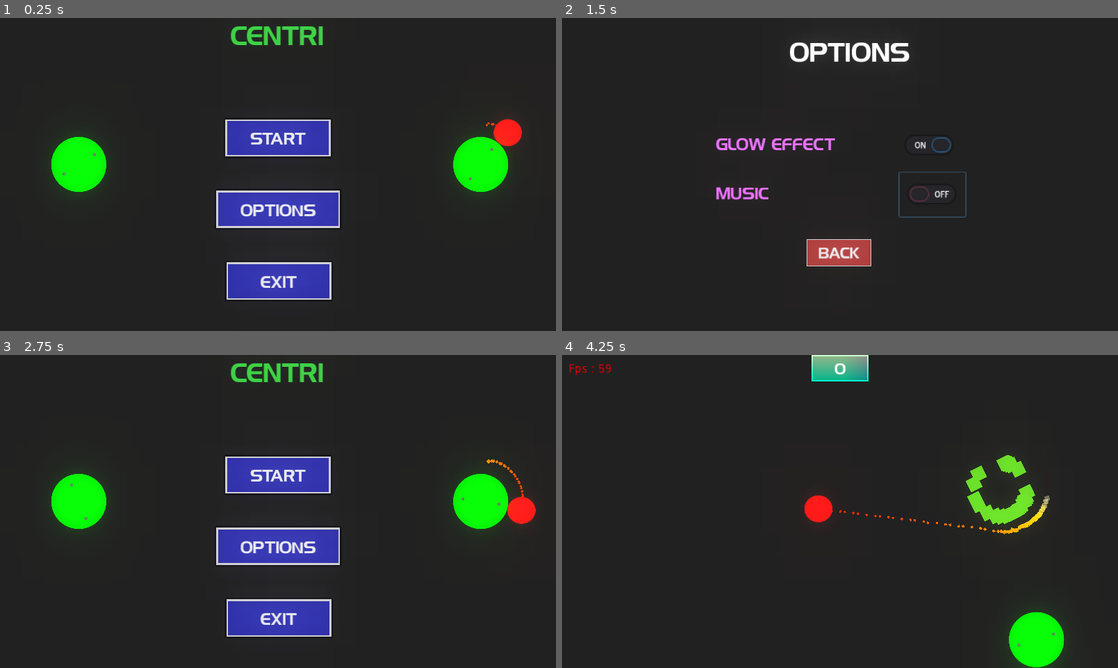
Above: before the commit, frames 1-4 (two rows, left to right).
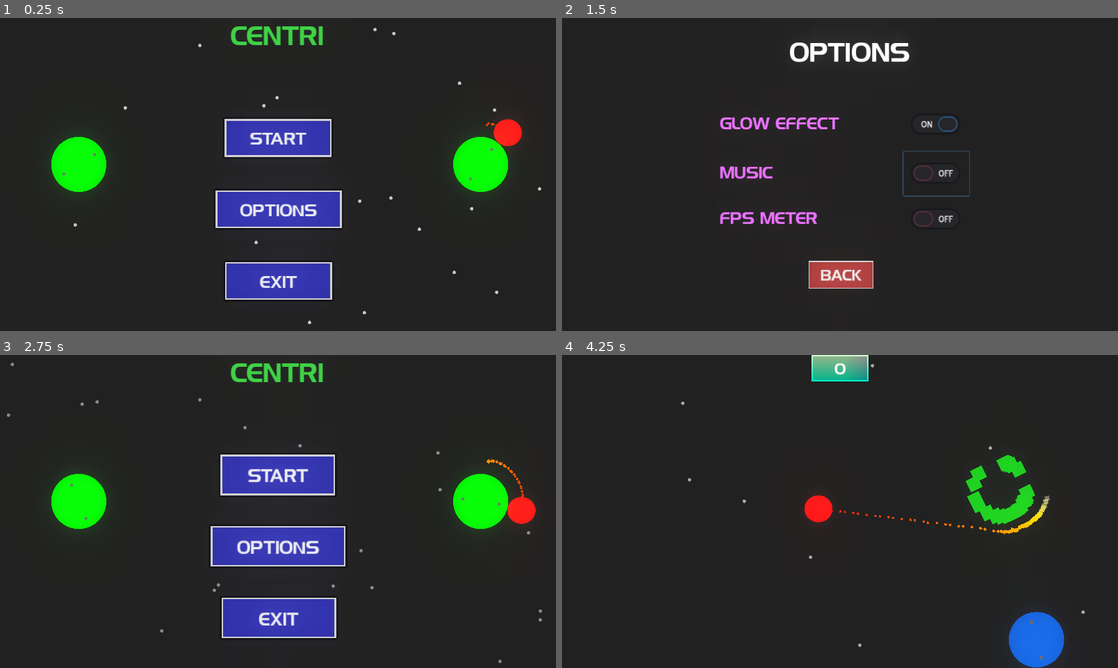
Above: after the commit, the same moments.

Repository: superRaptor911/centri
Game: Godot game, scene res://menus/MainMenu.tscn
The game is run twice, just before and just after one commit, with the same random seed, the same clock (stepped at 60 frames per second) and the same inputs.
Inputs (mouse positions are in pixels of both pictures, inside the frame that each line leads up to; where the layout moved, square brackets give the same spot in the first picture):
- Up to frame 1 (0.25 s): no input
- Up to frame 2 (1.5 s): click "OPTIONS" at 0.5 s; click (934, 174) [934, 193] at 1.25 s
- Up to frame 3 (2.75 s): click "BACK" at 2 s
- Up to frame 4 (4.25 s): click "START" at 2.75 s; hold Up (ui_up) from 3.53 s (still down)

The runs differ from the first frame. In frame 1, 0.9% of the frame differs, in the area x 13-98%, y 3-98%; in frame 2, 4.3%, in the area x 27-74%, y 31-87%; in frame 3, 3.0%; in frame 4, 2.6%.

Commit message:
version 1.0

Diff:
--- a/menus/GameOver.gd
+++ b/menus/GameOver.gd
@@ -13,6 +13,7 @@
 	$score2.text = "HIGH SCORE  " + String(game_states.player_info.high_score)
 	$score.text = "SCORE  " + String(score)
 	if score > game_states.player_info.high_score:
+		$new_high.show()
 		$score2.text = "HIGH SCORE  " + String(score)
 		game_states.player_info.high_score = score
 		game_states.saveEverything()
@@ -20,7 +21,7 @@
 
 
 func tweenStart():
-	$Tween.interpolate_property($Label,"rect_scale",tw_val[0],tw_val[1],1,Tween.TRANS_QUAD,Tween.EASE_IN_OUT)
+	$Tween.interpolate_property($new_high,"rect_scale",tw_val[0],tw_val[1],1,Tween.TRANS_QUAD,Tween.EASE_IN_OUT)
 	$Tween.start()
 
 
--- a/menus/GameOver.tscn
+++ b/menus/GameOver.tscn
@@ -28,7 +28,7 @@
 border_color = Color( 1, 1, 1, 1 )
 
 [sub_resource type="DynamicFont" id=5]
-size = 24
+size = 32
 use_filter = true
 font_data = ExtResource( 1 )
 
@@ -52,13 +52,13 @@
 
 [node name="score" type="Label" parent="."]
 anchor_left = 0.5
-anchor_top = 0.365
+anchor_top = 0.343
 anchor_right = 0.5
-anchor_bottom = 0.365
+anchor_bottom = 0.343
 margin_left = -107.0
-margin_top = -24.8
+margin_top = -24.8267
 margin_right = 108.0
-margin_bottom = 25.2
+margin_bottom = 25.1733
 custom_fonts/font = SubResource( 2 )
 custom_colors/font_color = Color( 0.839216, 0.776471, 0.0823529, 1 )
 text = "SCORE  10"
@@ -84,15 +84,15 @@
 "_edit_use_anchors_": false
 }
 
-[node name="Label" type="Label" parent="."]
+[node name="new_high" type="Label" parent="."]
 anchor_left = 0.5
 anchor_top = 0.611
 anchor_right = 0.5
 anchor_bottom = 0.611
 margin_left = -270.0
-margin_top = -36.7512
+margin_top = -118.59
 margin_right = 270.0
-margin_bottom = 37.2488
+margin_bottom = -44.5902
 rect_pivot_offset = Vector2( 270.297, 37.0682 )
 custom_fonts/font = SubResource( 3 )
 custom_colors/font_color = Color( 0.917647, 0.388235, 0.917647, 1 )
@@ -105,13 +105,13 @@
 
 [node name="retry" type="Button" parent="."]
 anchor_left = 0.5
-anchor_top = 0.779
+anchor_top = 0.682
 anchor_right = 0.5
-anchor_bottom = 0.779
-margin_left = -86.0
-margin_top = -26.7899
-margin_right = 86.0
-margin_bottom = 27.2101
+anchor_bottom = 0.682
+margin_left = -90.76
+margin_top = -38.1468
+margin_right = 95.24
+margin_bottom = 39.8532
 custom_styles/hover = SubResource( 4 )
 custom_styles/pressed = SubResource( 4 )
 custom_styles/focus = SubResource( 4 )
@@ -125,13 +125,13 @@
 
 [node name="main_menu" type="Button" parent="."]
 anchor_left = 0.5
-anchor_top = 0.921
+anchor_top = 0.865
 anchor_right = 0.5
-anchor_bottom = 0.921
-margin_left = -86.0
-margin_top = -27.1489
-margin_right = 86.0
-margin_bottom = 26.8511
+anchor_bottom = 0.865
+margin_left = -122.0
+margin_top = -31.8
+margin_right = 135.0
+margin_bottom = 40.2
 custom_styles/hover = SubResource( 4 )
 custom_styles/pressed = SubResource( 4 )
 custom_styles/focus = SubResource( 4 )
@@ -145,7 +145,7 @@
 
 [node name="Admob" type="Node" parent="."]
 script = ExtResource( 2 )
-interstitial_id = "ca-app-pub-9443221640471166/5988420865"
+is_real = true
 [connection signal="tween_completed" from="Tween" to="." method="_on_Tween_tween_completed"]
 [connection signal="pressed" from="retry" to="." method="_on_retry_pressed"]
 [connection signal="pressed" from="main_menu" to="." method="_on_main_menu_pressed"]
--- a/menus/MainMenu.gd
+++ b/menus/MainMenu.gd
@@ -1,18 +1,34 @@
 extends Node
 
+var dots_scn = preload("res://objects/dot.tscn")
+var scale_arr = [Vector2(1,1),Vector2(1.1,1.1)]
 
-# Declare member variables here. Examples:
-# var a = 2
-# var b = "text"
-
+var tween : Tween
+var b1 : Button
+var b2 : Button
+var b3 : Button
 
 # Called when the node enters the scene tree for the first time.
 func _ready():
+	tween = $Tween
+	b1 = $start
+	b2 = $option
+	b3 = $exit
+	b1.rect_pivot_offset = b1.rect_size / 2
+	b2.rect_pivot_offset = b2.rect_size / 2
+	b3.rect_pivot_offset = b3.rect_size / 2
+	$Admob.load_banner()
+	$Admob.show_banner()
 	if game_states.game_settings.glow:
 		$WorldEnvironment.environment = load("res://objects/misc/world.tres")
 	else:
 		$WorldEnvironment.environment = load("res://default_env.tres")
-
+	for i in range(20):
+		var pos = Vector2(rand_range(0,1280),rand_range(0,720))
+		var dot = dots_scn.instance()
+		dot.position = pos
+		add_child(dot)
+	menuAnim()
 
 # Called every frame. 'delta' is the elapsed time since the previous frame.
 #func _process(delta):
@@ -20,6 +36,7 @@
 
 
 func _on_start_pressed():
+	$Admob.hide_banner()
 	get_tree().change_scene("res://objects/world.tscn")
 
 
@@ -29,3 +46,29 @@
 
 func _on_exit_pressed():
 	get_tree().quit()
+
+
+func _on_Timer_timeout():
+	for i in range(20):
+		var pos = Vector2(rand_range(0,1280),rand_range(0,720))
+		var dot = dots_scn.instance()
+		dot.position = pos
+		add_child(dot)
+
+
+func menuAnim():
+	var mode = Tween.TRANS_SINE
+	var time = 0.85
+	tween.interpolate_property(b1,"rect_scale",scale_arr[0],scale_arr[1],
+		time,mode,Tween.EASE_IN_OUT)
+	tween.interpolate_property(b2,"rect_scale",scale_arr[0],scale_arr[1],
+		time,mode,Tween.EASE_IN_OUT)
+	tween.interpolate_property(b3,"rect_scale",scale_arr[0],scale_arr[1],
+		time,mode,Tween.EASE_IN_OUT)
+	tween.start()
+
+
+
+func _on_Tween_tween_all_completed():
+	scale_arr.invert()
+	menuAnim()
--- a/menus/MainMenu.tscn
+++ b/menus/MainMenu.tscn
@@ -1,10 +1,11 @@
-[gd_scene load_steps=9 format=2]
+[gd_scene load_steps=10 format=2]
 
 [ext_resource path="res://hg.ttf" type="DynamicFontData" id=1]
 [ext_resource path="res://objects/misc/world.tres" type="Environment" id=2]
 [ext_resource path="res://objects/rotator.tscn" type="PackedScene" id=3]
 [ext_resource path="res://objects/ball.tscn" type="PackedScene" id=4]
 [ext_resource path="res://menus/MainMenu.gd" type="Script" id=5]
+[ext_resource path="res://admob-lib/admob.gd" type="Script" id=6]
 
 [sub_resource type="DynamicFont" id=1]
 size = 56
@@ -101,6 +102,20 @@
 
 [node name="ball" parent="." instance=ExtResource( 4 )]
 position = Vector2( 1117.82, 245.061 )
+
+[node name="Admob" type="Node" parent="."]
+script = ExtResource( 6 )
+is_real = true
+banner_on_top = false
+banner_id = "ca-app-pub-9443221640471166/8614584209"
+
+[node name="Timer" type="Timer" parent="."]
+wait_time = 5.0
+autostart = true
+
+[node name="Tween" type="Tween" parent="."]
 [connection signal="pressed" from="start" to="." method="_on_start_pressed"]
 [connection signal="pressed" from="option" to="." method="_on_option_pressed"]
 [connection signal="pressed" from="exit" to="." method="_on_exit_pressed"]
+[connection signal="timeout" from="Timer" to="." method="_on_Timer_timeout"]
+[connection signal="tween_all_completed" from="Tween" to="." method="_on_Tween_tween_all_completed"]
--- a/menus/OptionMenu.gd
+++ b/menus/OptionMenu.gd
@@ -9,7 +9,10 @@
 # Called when the node enters the scene tree for the first time.
 func _ready():
 	$Admob.load_banner()
+	$Admob.show_banner()
 	$glow/glow.pressed = game_states.game_settings.glow
+	$music/music.pressed = game_states.game_settings.music
+	$fps/fps.pressed = game_states.game_settings.fps
 
 
 
@@ -28,9 +31,18 @@
 
 
 func _on_back_pressed():
+	$Admob.hide_banner()
 	game_states.saveEverything()
 	get_tree().change_scene("res://menus/MainMenu.tscn")
 
 
 func _on_music_toggled(button_pressed):
-	pass # Replace with function body.
+	if button_pressed and not game_states.game_settings.music:
+		game_states.main_music.play()
+	else:
+		game_states.main_music.stop()
+	game_states.game_settings.music = button_pressed
+
+
+func _on_fps_toggled(button_pressed):
+	game_states.game_settings.fps = button_pressed
--- a/menus/OptionMenu.tscn
+++ b/menus/OptionMenu.tscn
@@ -47,14 +47,14 @@
 environment = ExtResource( 2 )
 
 [node name="glow" type="Label" parent="."]
-anchor_left = 0.388
-anchor_top = 0.4
-anchor_right = 0.388
-anchor_bottom = 0.4
-margin_left = -142.943
-margin_top = -24.0873
-margin_right = -102.943
-margin_bottom = 23.9127
+anchor_left = 0.283
+anchor_top = 0.333
+anchor_right = 0.283
+anchor_bottom = 0.333
+margin_left = 0.358246
+margin_top = -23.7608
+margin_right = 287.358
+margin_bottom = 24.2392
 custom_fonts/font = SubResource( 2 )
 custom_colors/font_color = Color( 0.905882, 0.439216, 1, 1 )
 text = "GLOW EFFECT"
@@ -63,13 +63,13 @@
 }
 
 [node name="glow" type="CheckButton" parent="glow"]
-anchor_left = 0.5
+anchor_left = 1.473
 anchor_top = 0.596
-anchor_right = 0.5
+anchor_right = 1.473
 anchor_bottom = 0.596
-margin_left = 279.256
+margin_left = 0.00500488
 margin_top = -51.0125
-margin_right = 355.256
+margin_right = 76.005
 margin_bottom = -0.0124512
 rect_scale = Vector2( 2, 2 )
 pressed = true
@@ -78,14 +78,14 @@
 }
 
 [node name="music" type="Label" parent="."]
-anchor_left = 0.389
-anchor_top = 0.557
-anchor_right = 0.389
-anchor_bottom = 0.557
-margin_left = -143.92
-margin_top = -24.04
-margin_right = 143.08
-margin_bottom = 23.96
+anchor_left = 0.284
+anchor_top = 0.49
+anchor_right = 0.284
+anchor_bottom = 0.49
+margin_left = -0.618774
+margin_top = -23.7135
+margin_right = 286.381
+margin_bottom = 24.2865
 custom_fonts/font = SubResource( 2 )
 custom_colors/font_color = Color( 0.905882, 0.439216, 1, 1 )
 text = "MUSIC"
@@ -94,13 +94,44 @@
 }
 
 [node name="music" type="CheckButton" parent="music"]
-anchor_left = 0.5
+anchor_left = 1.473
 anchor_top = 0.596
-anchor_right = 0.5
+anchor_right = 1.473
 anchor_bottom = 0.596
-margin_left = 279.256
+margin_left = 0.00500488
 margin_top = -51.0125
-margin_right = 355.256
+margin_right = 76.005
+margin_bottom = -0.0124512
+rect_scale = Vector2( 2, 2 )
+pressed = true
+__meta__ = {
+"_edit_use_anchors_": false
+}
+
+[node name="fps" type="Label" parent="."]
+anchor_left = 0.283
+anchor_top = 0.636
+anchor_right = 0.283
+anchor_bottom = 0.636
+margin_left = 0.358246
+margin_top = -24.1132
+margin_right = 287.358
+margin_bottom = 23.8868
+custom_fonts/font = SubResource( 2 )
+custom_colors/font_color = Color( 0.905882, 0.439216, 1, 1 )
+text = "FPS METER"
+__meta__ = {
+"_edit_use_anchors_": false
+}
+
+[node name="fps" type="CheckButton" parent="fps"]
+anchor_left = 1.473
+anchor_top = 0.596
+anchor_right = 1.473
+anchor_bottom = 0.596
+margin_left = 0.00500488
+margin_top = -51.0125
+margin_right = 76.005
 margin_bottom = -0.0124512
 rect_scale = Vector2( 2, 2 )
 pressed = true
@@ -109,14 +140,14 @@
 }
 
 [node name="back" type="Button" parent="."]
-anchor_left = 0.498
-anchor_top = 0.75
-anchor_right = 0.498
-anchor_bottom = 0.75
-margin_left = -74.6747
-margin_top = -31.5183
-margin_right = 74.3253
-margin_bottom = 31.4817
+anchor_left = 0.502
+anchor_top = 0.82
+anchor_right = 0.502
+anchor_bottom = 0.82
+margin_left = -75.0347
+margin_top = -31.5414
+margin_right = 73.9653
+margin_bottom = 31.4586
 custom_styles/normal = SubResource( 3 )
 custom_fonts/font = SubResource( 4 )
 text = "BACK"
@@ -126,8 +157,10 @@
 
 [node name="Admob" type="Node" parent="."]
 script = ExtResource( 4 )
+is_real = true
 banner_on_top = false
 banner_id = "ca-app-pub-9443221640471166/8614584209"
 [connection signal="toggled" from="glow/glow" to="." method="_on_glow_toggled"]
 [connection signal="toggled" from="music/music" to="." method="_on_music_toggled"]
+[connection signal="toggled" from="fps/fps" to="." method="_on_fps_toggled"]
 [connection signal="pressed" from="back" to="." method="_on_back_pressed"]
--- a/objects/ball.gd
+++ b/objects/ball.gd
@@ -32,14 +32,14 @@
 	angular_velocity = w
 	radius = (position - pos).length()
 	angle = position.angle_to_point(pos)
-	print(angle * 180 / PI)
 	$jump.play()
 
 
 func detach():
-	is_revolving = false
-	mov_dir = Vector2(cos(angle + PI /2),sin(angle + PI / 2))
-	$die.play()
+	if is_revolving:
+		is_revolving = false
+		mov_dir = Vector2(cos(angle + PI /2),sin(angle + PI / 2))
+		$die.play()
 
 
 func _process(_delta):
--- /dev/null
+++ b/objects/dot.gd
@@ -0,0 +1,17 @@
+extends Sprite
+
+
+# Declare member variables here. Examples:
+# var a = 2
+# var b = "text"
+
+
+# Called when the node enters the scene tree for the first time.
+func _ready():
+	$Timer.wait_time = rand_range(3,6)
+	$Timer.start()
+
+
+
+func _on_Timer_timeout():
+	queue_free()
--- /dev/null
+++ b/objects/dot.tscn
@@ -0,0 +1,18 @@
+[gd_scene load_steps=5 format=2]
+
+[ext_resource path="res://sprites/dot.png" type="Texture" id=1]
+[ext_resource path="res://objects/shaders/dot.shader" type="Shader" id=2]
+[ext_resource path="res://objects/dot.gd" type="Script" id=3]
+
+[sub_resource type="ShaderMaterial" id=1]
+shader = ExtResource( 2 )
+
+[node name="dot" type="Sprite"]
+material = SubResource( 1 )
+z_index = -1
+texture = ExtResource( 1 )
+script = ExtResource( 3 )
+
+[node name="Timer" type="Timer" parent="."]
+one_shot = true
+[connection signal="timeout" from="Timer" to="." method="_on_Timer_timeout"]
--- a/objects/global/game_states.gd
+++ b/objects/global/game_states.gd
@@ -4,6 +4,7 @@
 	version = 1.0,
 	glow = true,
 	music = true,
+	fps = false
 }
 
 var player_info = {
@@ -16,12 +17,13 @@
 func _ready():
 	add_child(main_music)
 	main_music.stream = stream
-	main_music.play()
 	if load_data("user://game_settings").has("version"):
 		loadEverything()
 	else:
 		print("first run")
 		saveEverything()
+	if game_settings.music:
+		main_music.play()
 
 func saveEverything():
 	save_data("user://game_settings",game_settings)
--- a/objects/misc/fpsMeter.gd
+++ b/objects/misc/fpsMeter.gd
@@ -5,6 +5,7 @@
 
 # Called when the node enters the scene tree for the first time.
 func _ready():
+	$Label.visible = game_states.game_settings.fps
 	pass # Replace with function body.
 
 
--- a/objects/rotator.gd
+++ b/objects/rotator.gd
@@ -4,7 +4,7 @@
 var speed = 0.0
 var camera = null
 signal current_rotator(rot)
-
+export var points = 1
 
 func _ready():
 	speed = angular_velocity * texture.get_height()
--- a/objects/rotator.tscn
+++ b/objects/rotator.tscn
@@ -11,7 +11,7 @@
 
 [sub_resource type="Gradient" id=3]
 offsets = PoolRealArray( 0, 0.761589, 1 )
-colors = PoolColorArray( 0.286312, 0.847656, 0.129135, 1, 0.571248, 0.804688, 0.194885, 1, 1, 1, 1, 0 )
+colors = PoolColorArray( 0.1129, 0.801758, 0.103352, 1, 0.132694, 0.754883, 0.167935, 1, 1, 1, 1, 0 )
 
 [node name="rotator" type="Sprite" groups=[
 "Rotator",
--- /dev/null
+++ b/objects/rotator2.gd
@@ -0,0 +1 @@
+extends "res://objects/rotator.gd"
--- /dev/null
+++ b/objects/rotator2.tscn
@@ -0,0 +1,17 @@
+[gd_scene load_steps=5 format=2]
+
+[ext_resource path="res://objects/rotator.tscn" type="PackedScene" id=1]
+[ext_resource path="res://sprites/rotator2.png" type="Texture" id=2]
+[ext_resource path="res://objects/rotator2.gd" type="Script" id=3]
+
+[sub_resource type="Gradient" id=1]
+offsets = PoolRealArray( 0, 0.761589, 1 )
+colors = PoolColorArray( 0.0999413, 0.350723, 0.624023, 1, 0.124115, 0.218329, 0.648438, 1, 1, 1, 1, 0 )
+
+[node name="rotator2" instance=ExtResource( 1 )]
+texture = ExtResource( 2 )
+script = ExtResource( 3 )
+points = 3
+
+[node name="CPUParticles2D" parent="." index="1"]
+color_ramp = SubResource( 1 )
--- /dev/null
+++ b/objects/shaders/dot.shader
@@ -0,0 +1,12 @@
+shader_type canvas_item;
+
+void vertex()
+{
+	//VERTEX *= 2.0 * sin(TIME * 2.0);
+}
+
+void fragment()
+{
+	COLOR= texture(TEXTURE,UV) * max(max(sin(TIME * 2.0),cos(TIME * 2.0)), 0.55);
+
+}
--- a/objects/world.gd
+++ b/objects/world.gd
@@ -1,8 +1,10 @@
 extends Node
 
 var rotator_scn = preload("res://objects/rotator.tscn")
+var rotator2_scn = preload("res://objects/rotator2.tscn")
 var game_scn = preload("res://objects/game.tscn")
 var game_over_scn = preload("res://menus/GameOver.tscn")
+var dots_scn = preload("res://objects/dot.tscn")
 
 export var max_rot = 2
 export var min_dist = 600
@@ -15,6 +17,7 @@
 var rott_id = 0
 var rot_arr = Array()
 var cur_rot_ref = null
+var rot_speed = 2
 
 func _ready():
 	game_states.main_music.stop()
@@ -24,6 +27,13 @@
 		$WorldEnvironment.environment = load("res://objects/misc/world.tres")
 	else:
 		$WorldEnvironment.environment = load("res://default_env.tres")
+
+	for i in range(40):
+		var pos = Vector2(rand_range(-300,2000),rand_range(-300,1500))
+		var dot = dots_scn.instance()
+		dot.position = pos
+		add_child(dot)
+
 	startGame()
 
 
@@ -38,7 +48,8 @@
 	game.get_node("ball").connect("game_over",self,"_on_game_over")
 	genRotators()
 	#yield(get_tree().create_timer(1), "timeout")
-	$music.play()
+	if game_states.game_settings.music:
+		$music.play()
 
 
 func endGame():
@@ -50,9 +61,14 @@
 		val = max_rot
 	for i in range(val):
 		new_pos = camera.global_position - Vector2(640,360) + genRandom()
-		var rot = rotator_scn.instance()
+		var rot
+		if chance(20):
+			rot = rotator2_scn.instance()
+		else:
+			rot = rotator_scn.instance()
+
 		rot.position = new_pos
-		rot.angular_velocity = rand_range(2,5)
+		rot.angular_velocity = rand_range(2,rot_speed)
 		game.add_child(rot)
 		rot.connect("current_rotator",self,"_on_landed_on_rotator")
 
@@ -62,17 +78,18 @@
 	rtn.x = (randf() * (1280 - min_dist) + min_dist)
 	rtn.y = (randf() * (720 - min_dist) + min_dist)
 	var rots = get_tree().get_nodes_in_group("Rotator")
-	print(rots.size())
 	for i in rots:
 		if (i.position - rtn).length() < 250:
-			print("close call fixing")
-			rtn += (rtn - i.position).normalized() * 200
+			print("close call fixing ipos = ",i.position," pos ",rtn)
+			rtn += (rtn - i.position).normalized() * 300
+			print("now its",rtn)
 	return rtn
 
 
 func _on_landed_on_rotator(rotator):
+	rot_speed += 0.3
 	genRotators(1)
-	score += 1
+	score += rotator.points
 	var label = $CanvasLayer/score/Label
 	label.text = String(score)
 	$Tween.stop_all()
@@ -86,6 +103,7 @@
 
 
 func _on_game_over():
+	rot_speed = 2
 	$music.stop()
 	yield(get_tree().create_timer(1.5), "timeout")
 	$CanvasLayer/score.hide()
@@ -105,5 +123,20 @@
 	startGame()
 
 func go_to_mainMenu():
-	game_states.main_music.play()
+	if game_states.game_settings.music:
+		game_states.main_music.play()
 	get_tree().change_scene("res://menus/MainMenu.tscn")
+
+
+func chance(percent) -> bool:
+	return ((randi() % 100) < percent)
+
+
+func _on_Timer_timeout():
+	if not game:
+		return
+	for i in range(40):
+		var pos = camera.global_position - Vector2(640,360) + Vector2(rand_range(-300,2000),rand_range(-300,1500))
+		var dot = dots_scn.instance()
+		dot.position = pos
+		add_child(dot)
--- a/objects/world.tscn
+++ b/objects/world.tscn
@@ -31,7 +31,7 @@
 font_data = ExtResource( 4 )
 
 [sub_resource type="RectangleShape2D" id=5]
-extents = Vector2( 600, 300 )
+extents = Vector2( 780, 300 )
 
 [node name="world" type="Node"]
 script = ExtResource( 2 )
@@ -73,7 +73,7 @@
 }
 
 [node name="TouchScreenButton" type="TouchScreenButton" parent="CanvasLayer"]
-position = Vector2( 46.937, 81.4898 )
+position = Vector2( -146.306, 110.028 )
 shape = SubResource( 5 )
 
 [node name="Tween" type="Tween" parent="."]
@@ -82,4 +82,9 @@
 
 [node name="music" type="AudioStreamPlayer" parent="."]
 stream = ExtResource( 1 )
+
+[node name="Timer" type="Timer" parent="."]
+wait_time = 5.0
+autostart = true
 [connection signal="pressed" from="CanvasLayer/TouchScreenButton" to="." method="_on_TouchScreenButton_pressed"]
+[connection signal="timeout" from="Timer" to="." method="_on_Timer_timeout"]
--- a/project.godot
+++ b/project.godot
@@ -26,7 +26,8 @@
 
 config/name="centri"
 run/main_scene="res://menus/MainMenu.tscn"
-config/icon="res://icon.png"
+boot_splash/image="res://sprites/qq.png"
+config/icon="res://sprites/icon.png"
 
 [autoload]
 
@@ -36,6 +37,7 @@
 
 window/size/width=1280
 window/size/height=720
+window/size/fullscreen=true
 window/stretch/mode="2d"
 window/stretch/aspect="expand"
 
Not shown, changed: export_presets.cfg
Binary file added: sprites/dot.png
Binary file added: sprites/icon.png
Binary file added: sprites/qq.png
Binary file added: sprites/rotator2.png
